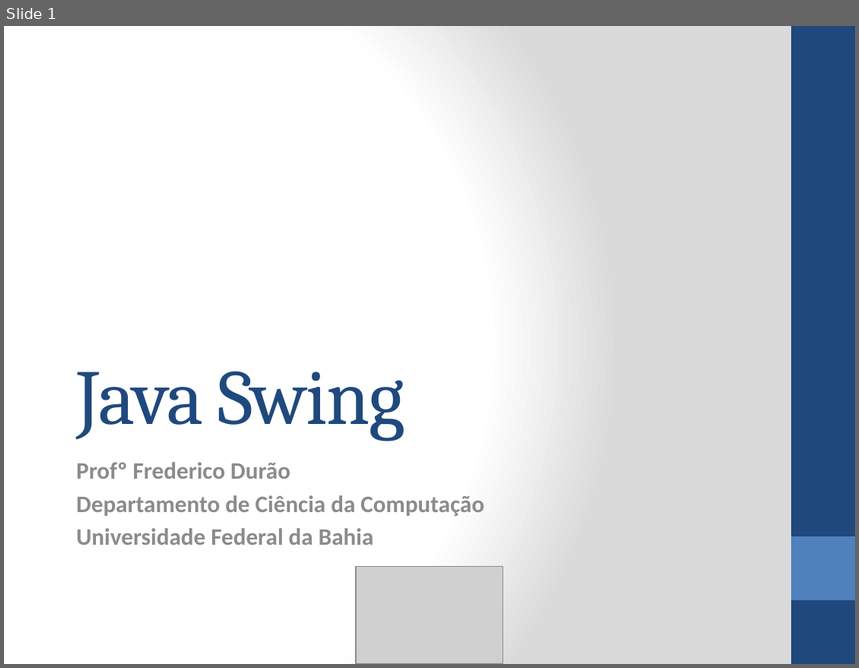
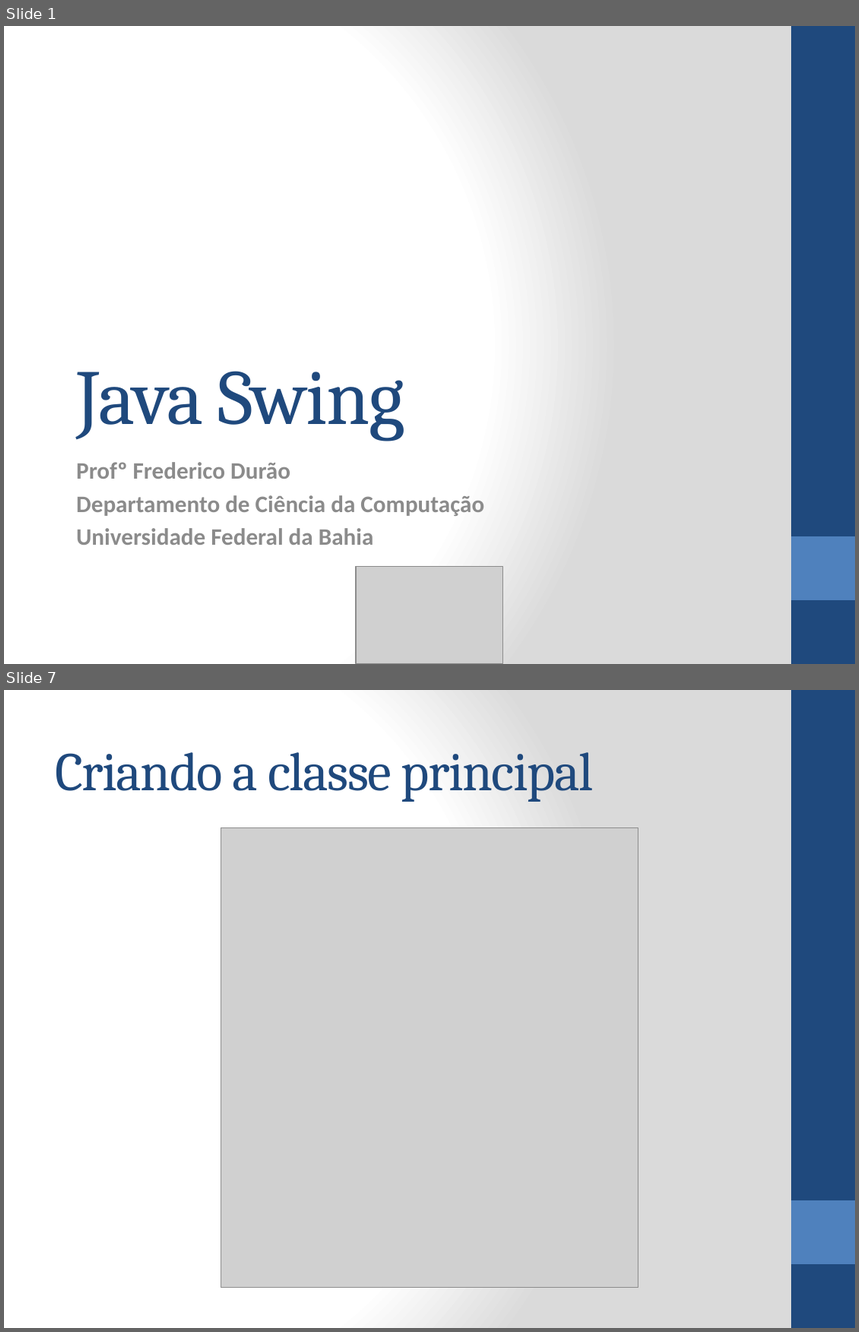
Before and after one commit to tiagogoncalves/dcc_ufba_mata55_monitoria_2014_1, a slide deck: slides/slide-swing/versão ppt/Java Swing.pptx. Shown one above the other, each under a label of ours: slide 1 before the commit, slides 1 and 7 after it; the slides between them are not shown. The pictures are 859x668 and 859x1332 pixels, drawn with LibreOffice and Linux fonts; fonts in the diff are those of the drawing; grey boxes stand for pictures. Boxes give left, top, right and bottom in pixels: in the first picture for what was removed or moved away, otherwise in the second. Text is boxed around its words. In the diff, an @@ line names an element or a change of style, - is before the commit and + after.

```diff
--- a/slides/slide-swing/versão ppt/Java Swing.pptx
+++ b/slides/slide-swing/versão ppt/Java Swing.pptx
@@ slide 7 added at (x1=4, y1=690, x2=855, y2=1328), background gradient #FFFFFF to #DADADA; not listed: 2 template elements that a slide beside it also shows @@
@@ title added at (x1=55, y1=752, x2=594, y2=802), 46 pt, text #1F497D @@
+Criando a classe principal
@@ picture added at (x1=221, y1=828, x2=638, y2=1287) @@
```
Also in this commit, not shown: 52 other slides added, 2 slides removed, 3 other files.
